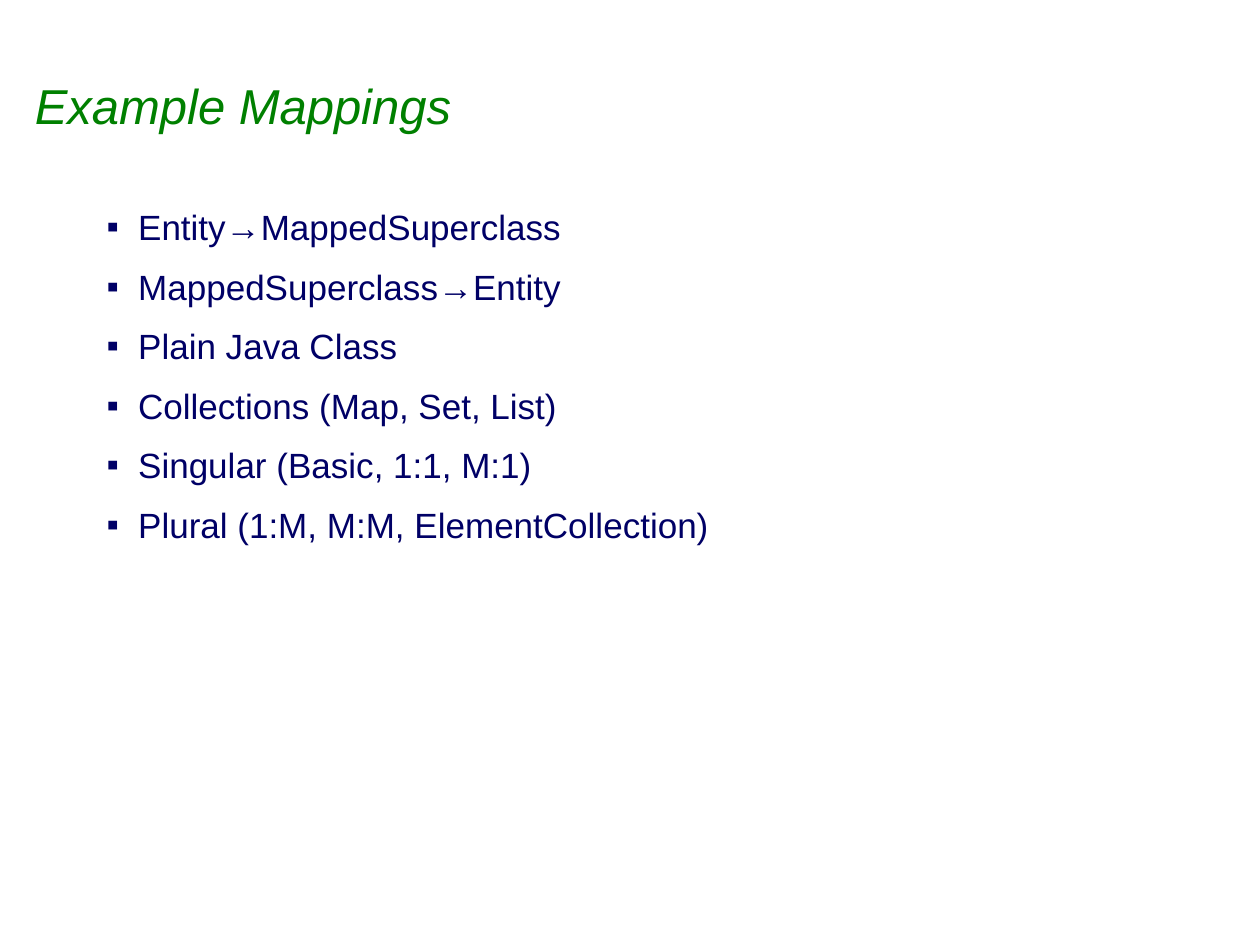
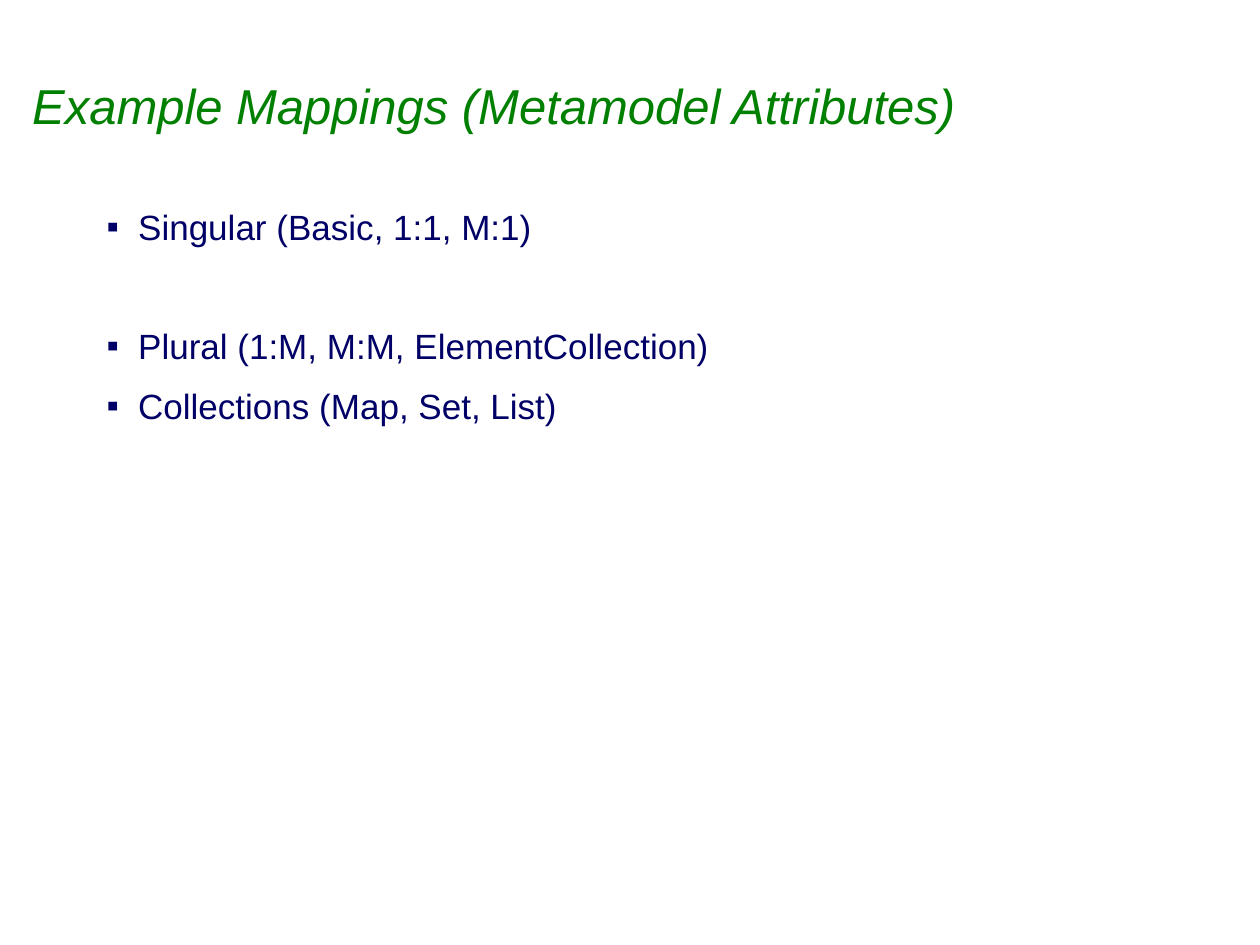
Before and after one commit to sabineheider/incubator, a slide deck: slide 6 of summit-2010/EclipseLink_JPA2_Metamodel.ppt. Drawn at 1260x945 pixels with LibreOffice and Linux fonts; fonts in the diff are those of the drawing; background and template pictures are left out. Boxes give left, top, right and bottom in pixels: in the first picture for what was removed or moved away, otherwise in the second. Text is boxed around its words. In the diff, an @@ line names an element or a change of style, - is before the commit and + after.

Commit message:
312854: EclipseLink Summit 2010 : Metamodel API PPT initial rough draft submission 3 http://wiki.eclipse.org/EclipseLink/Development/Summit/Topics#JPA_2.0

```diff
--- a/summit-2010/EclipseLink_JPA2_Metamodel.ppt
+++ b/summit-2010/EclipseLink_JPA2_Metamodel.ppt
@@ title at (x1=32, y1=88, x2=955, y2=134): text changed @@
-Example Mappings
+Example Mappings (Metamodel Attributes)
@@ text at (x1=138, y1=214, x2=561, y2=426): paragraphs removed @@
-▪ Entity→MappedSuperclass
-▪ MappedSuperclass→Entity
-▪ Plain Java Class
-▪ Collections (Map, Set, List)
```
Also in this commit, not shown: 10 other slides changed, 1 slide added, 2 slides removed.
